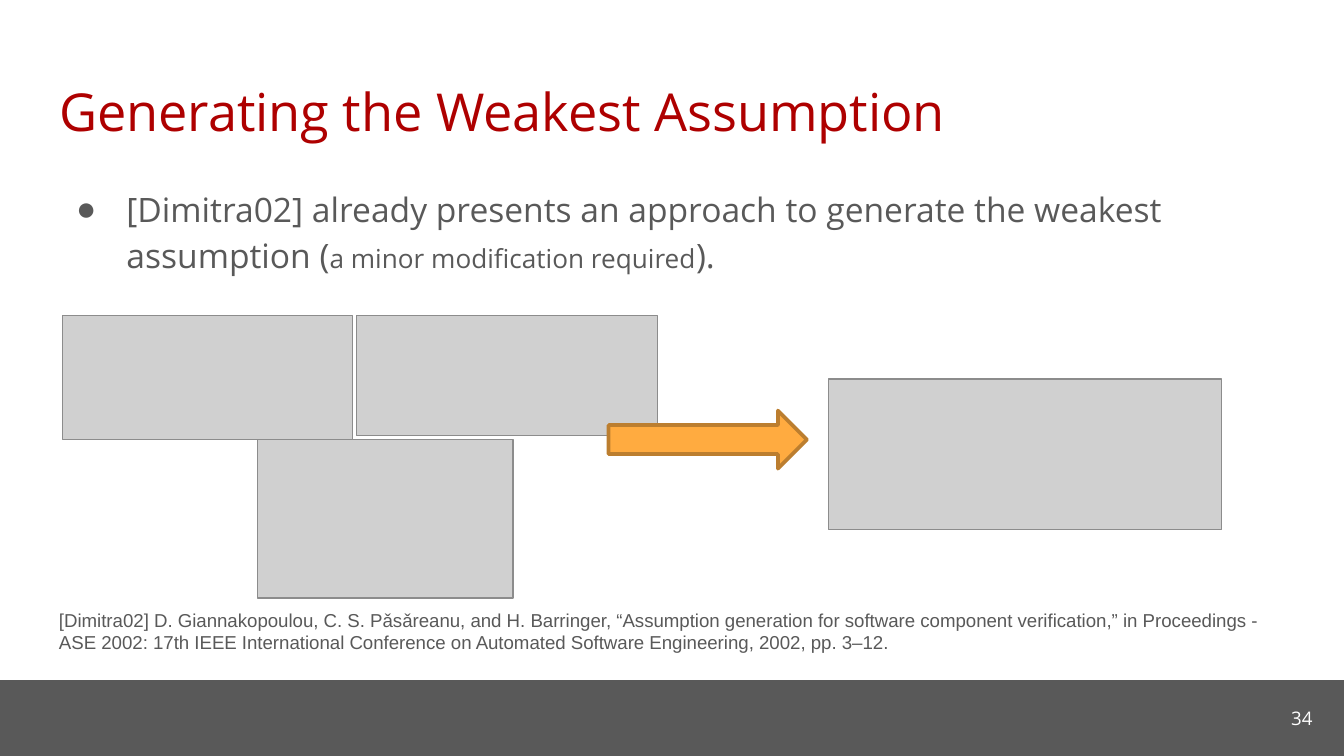
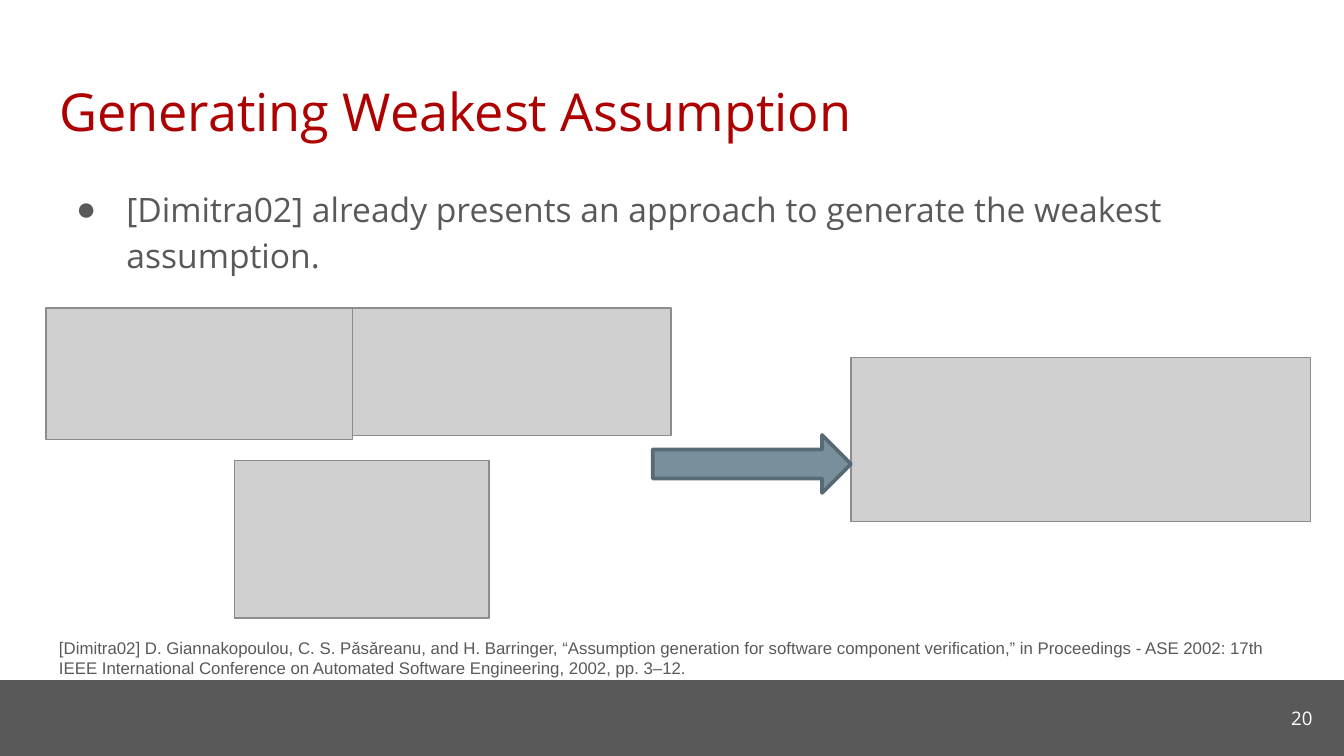
Before and after one commit to cmu-soda/Robustness, a slide deck: slide 20 of Robustness.pptx (slide 34 before the commit). Drawn at 1344x756 pixels with LibreOffice and Linux fonts; fonts in the diff are those of the drawing; grey boxes stand for pictures; background and template pictures are left out. Boxes give left, top, right and bottom in pixels: in the first picture for what was removed or moved away, otherwise in the second. Text is boxed around its words. In the diff, an @@ line names an element or a change of style, - is before the commit and + after.

```diff
--- a/Robustness.pptx
+++ b/Robustness.pptx
@@ title at (x1=59, y1=91, x2=852, y2=144): text changed @@
-Generating the Weakest Assumption
+Generating Weakest Assumption
@@ text at (x1=126, y1=196, x2=1161, y2=276): text changed @@
-● [Dimitra02] already presents an approach to generate the weakest assumption (a minor modification required).
+● [Dimitra02] already presents an approach to generate the weakest assumption.
@@ picture resized from (x1=63, y1=316, x2=353, y2=439) to (x1=46, y1=308, x2=352, y2=439) @@
@@ picture resized from (x1=356, y1=316, x2=657, y2=437) to (x1=352, y1=308, x2=671, y2=435) @@
@@ picture resized from (x1=829, y1=379, x2=1222, y2=530) to (x1=851, y1=358, x2=1310, y2=521) @@
@@ right arrow moved from (x1=609, y1=411, x2=808, y2=469) to (x1=653, y1=435, x2=852, y2=493) @@
@@ right arrow at (x1=653, y1=435, x2=852, y2=493): fill #FFAB40 to #78909C; outline #BD7F2F 2 pt to #596B73 2 pt @@
@@ picture moved from (x1=257, y1=439, x2=512, y2=598) to (x1=234, y1=461, x2=488, y2=618) @@
@@ text "[Dimitra02] D. Giannakopoulou, C. S. ..." moved from (x1=59, y1=613, x2=1247, y2=653) to (x1=59, y1=642, x2=1263, y2=678) @@
@@ text "[Dimitra02] D. Giannakopoulou, C. S. ..." at (x1=59, y1=642, x2=1263, y2=678): size 10 to 9 pt @@
@@ page number at (x1=1291, y1=711, x2=1312, y2=725): text changed @@
-34
+20
```
Also in this commit, not shown: 24 other slides changed, 18 slides added, 13 slides removed, 2 other files.
